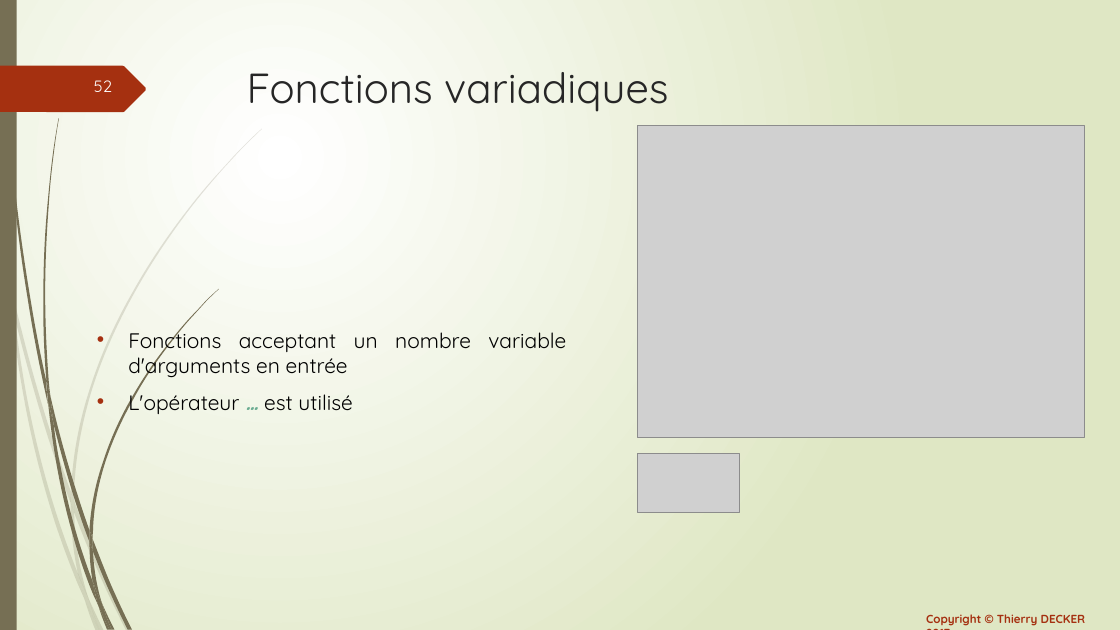
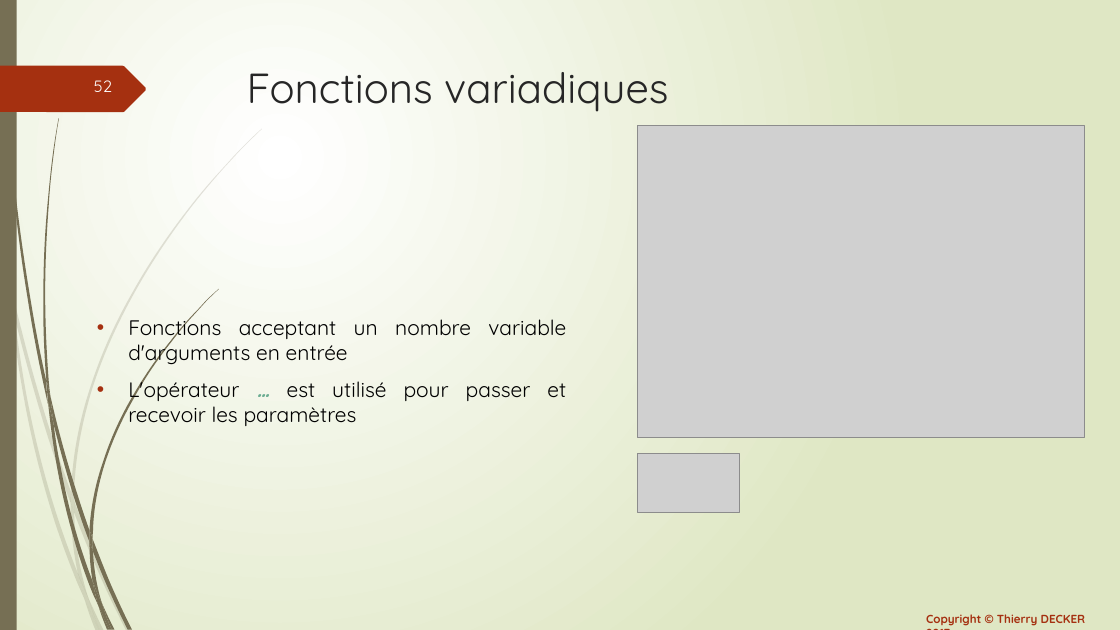
Before and after one commit to thierrydecker/learning-go, a slide deck: slide 52 of documentations/learning-go.pptx. Drawn at 1120x630 pixels with LibreOffice and Linux fonts; fonts in the diff are those of the drawing; grey boxes stand for pictures. Boxes give left, top, right and bottom in pixels: in the first picture for what was removed or moved away, otherwise in the second. Text is boxed around its words. In the diff, an @@ line names an element or a change of style, - is before the commit and + after.

```diff
--- a/documentations/learning-go.pptx
+++ b/documentations/learning-go.pptx
@@ text at (x1=128, y1=376, x2=566, y2=426): text changed @@
-• L'opérateur … est utilisé
+• L'opérateur … est utilisé pour passer et recevoir les paramètres
```
Also in this commit, not shown: 3 slides added, 2 other files.
